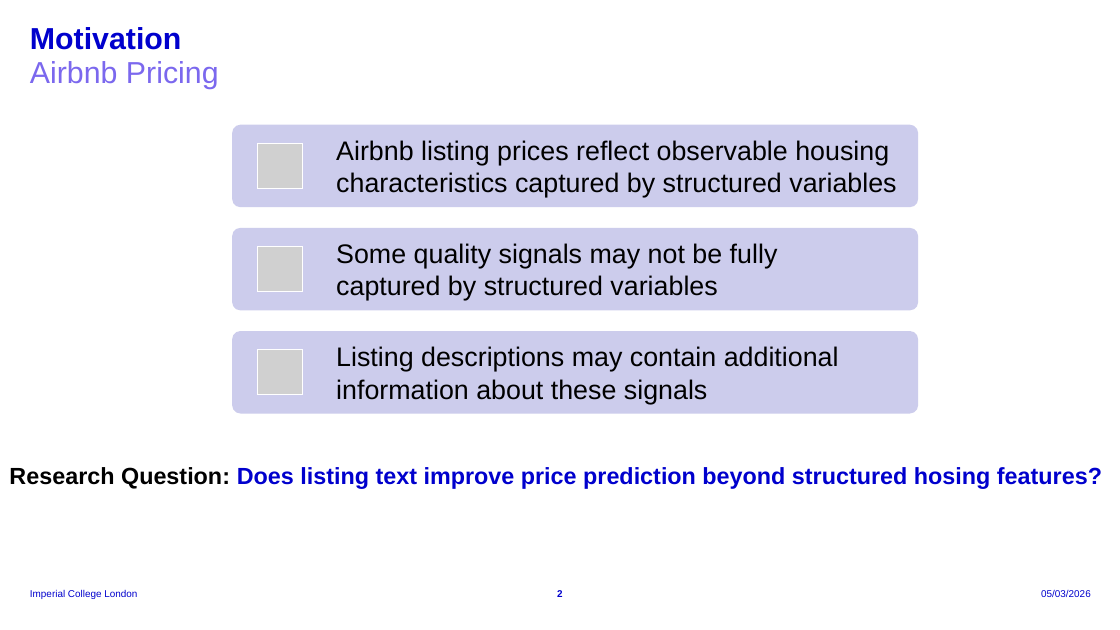
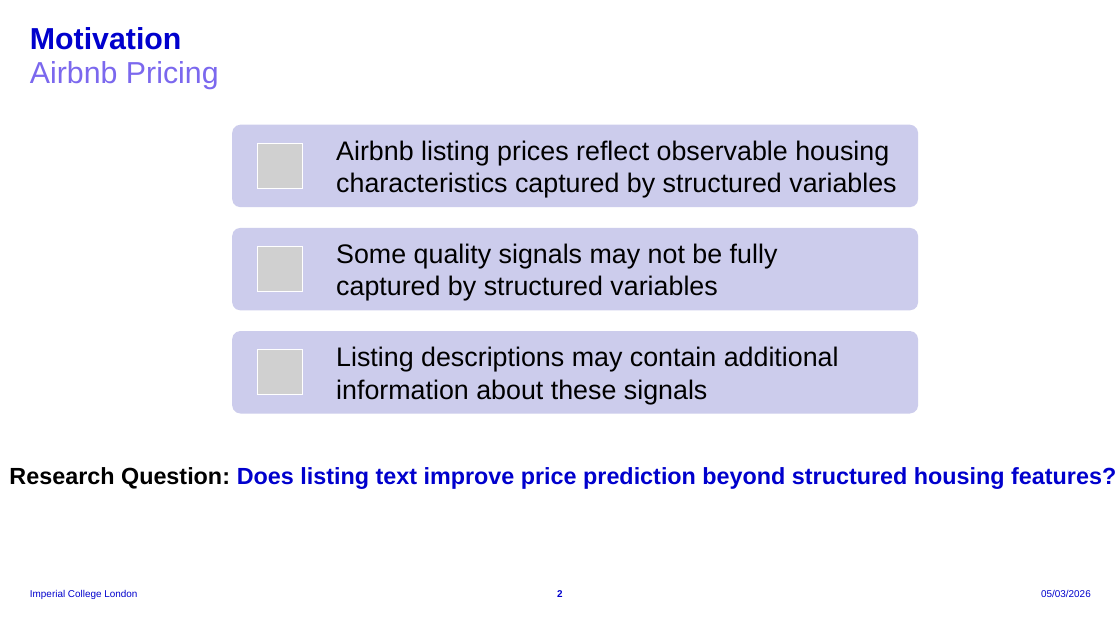
Before and after one commit to poltawin/textmining_presentation, a slide deck: slide 2 of TextMining_presentation.pptx. Drawn at 1120x630 pixels with LibreOffice and Linux fonts; fonts in the diff are those of the drawing; grey boxes stand for pictures. Boxes give left, top, right and bottom in pixels: in the first picture for what was removed or moved away, otherwise in the second. Text is boxed around its words. In the diff, an @@ line names an element or a change of style, - is before the commit and + after.

Commit message:
final ppt edit

```diff
--- a/TextMining_presentation.pptx
+++ b/TextMining_presentation.pptx
@@ text at bbox=[9, 467, 1116, 489]: text changed @@
-Research Question: Does listing text improve price prediction beyond structured hosing features?
+Research Question: Does listing text improve price prediction beyond structured housing features?
```
Also in this commit, not shown: 2 other slides changed, 1 other file.
